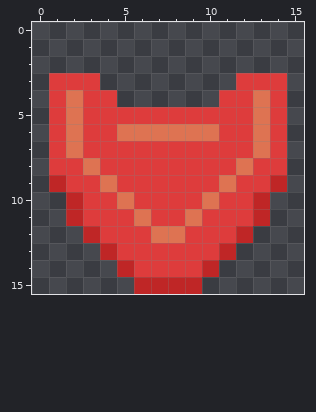
Pixel-art file -- Assets/Assets/Sprites/heart_v001.aseprite. Above: the version before the commit.
16x16 pixels, 1 frame.
After the commit:
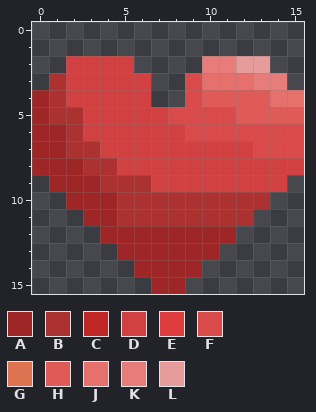
Palette (. is transparent): A #9e2626  B #ac3232  C #bf2626  D #d14141  E #de3c3c  F #d94a4a  G #de7352  H #de5b57  J #e6706c  K #e67d7a  L #e69c9a
The commit says: redraw health sprite
Edits made:
Changed rows in their new state; - is an unchanged pixel.
first column x 0:
 2 --DDDD----KKLL--
 3 -BDDDDD--FJJJKK-
 4 ABDDDDD--FHHHHJJ
 5 ABBDDDDDFFFFHHHH
 6 AABDDDDDDFFFFFFF
 7 AABBDDDDDDDDDFFF
 8 AAABBDDDDDDDDDDD
 9 -AAABBBDDDDDDDD-
10 --AAABBBBBBBBB--
11 --.AABBBBBBBB.--
12 ---.AAAAAAAA.---
13 ----.AAAAAA.----
14 -----.AAAA.-----
15 ------.AA.------
